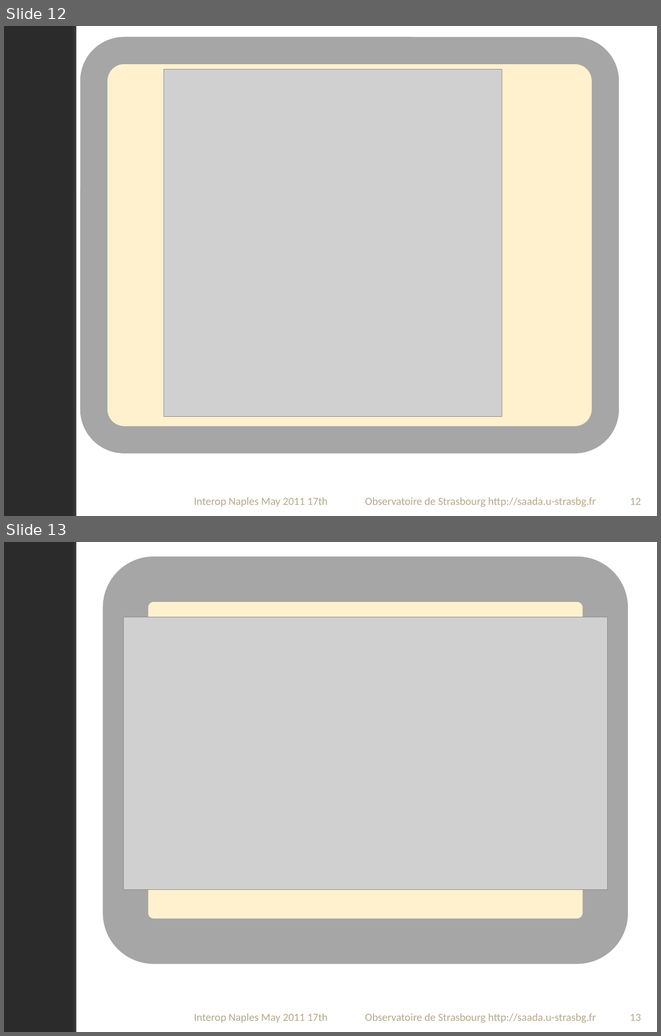
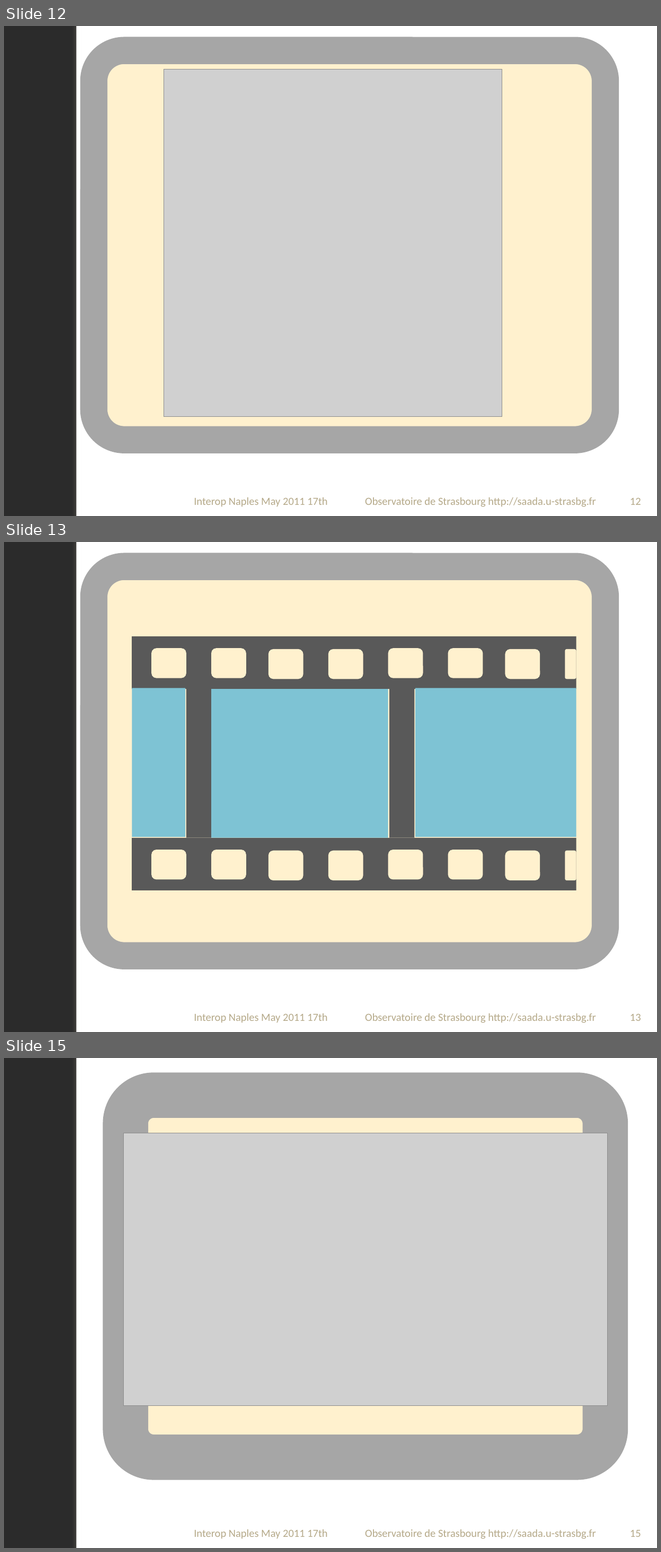
Before and after one commit to lmichel/saada, a slide deck: saadasvn/graphicalstuff/IconSource.pptx. Shown one above the other, each under a label of ours: slides 12 and 13 before the commit, slides 12, 13 and 15 after it; the slides between them are not shown. The pictures are 661x1036 and 661x1552 pixels, drawn with LibreOffice and Linux fonts; fonts in the diff are those of the drawing; grey boxes stand for pictures; background and template pictures are left out; a plain dark background stands for a picture behind light text. Boxes give left, top, right and bottom in pixels: in the first picture for what was removed or moved away, otherwise in the second. Text is boxed around its words. In the diff, an @@ line names an element or a change of style, - is before the commit and + after.

```diff
--- a/saadasvn/graphicalstuff/IconSource.pptx
+++ b/saadasvn/graphicalstuff/IconSource.pptx
@@ slide 13 added at <box>4,542,657,1032</box>, background picture (left out); not listed: 2 template elements that a slide beside it also shows @@
@@ group added at <box>94,567,606,956</box>: 17 rounded rectangles, 7 rectangles @@
@@ text added at <box>194,1013,327,1022</box>, 12 pt, text #B6A98A @@
+Interop Naples May 2011 17th
@@ text added at <box>365,1013,596,1023</box>, 12 pt, text #B6A98A @@
+Observatoire de Strasbourg http://saada.u-strasbg.fr
@@ page number added at <box>630,1014,641,1021</box>, 12 pt, text #B6A98A @@
+13
@@ what was slide 13 is now slide 15 @@
@@ page number at <box>630,1530,641,1537</box>: text changed @@
-13
+15
```
Also in this commit, not shown: 1 slide changed, 1 other slide added, 4 other files.
